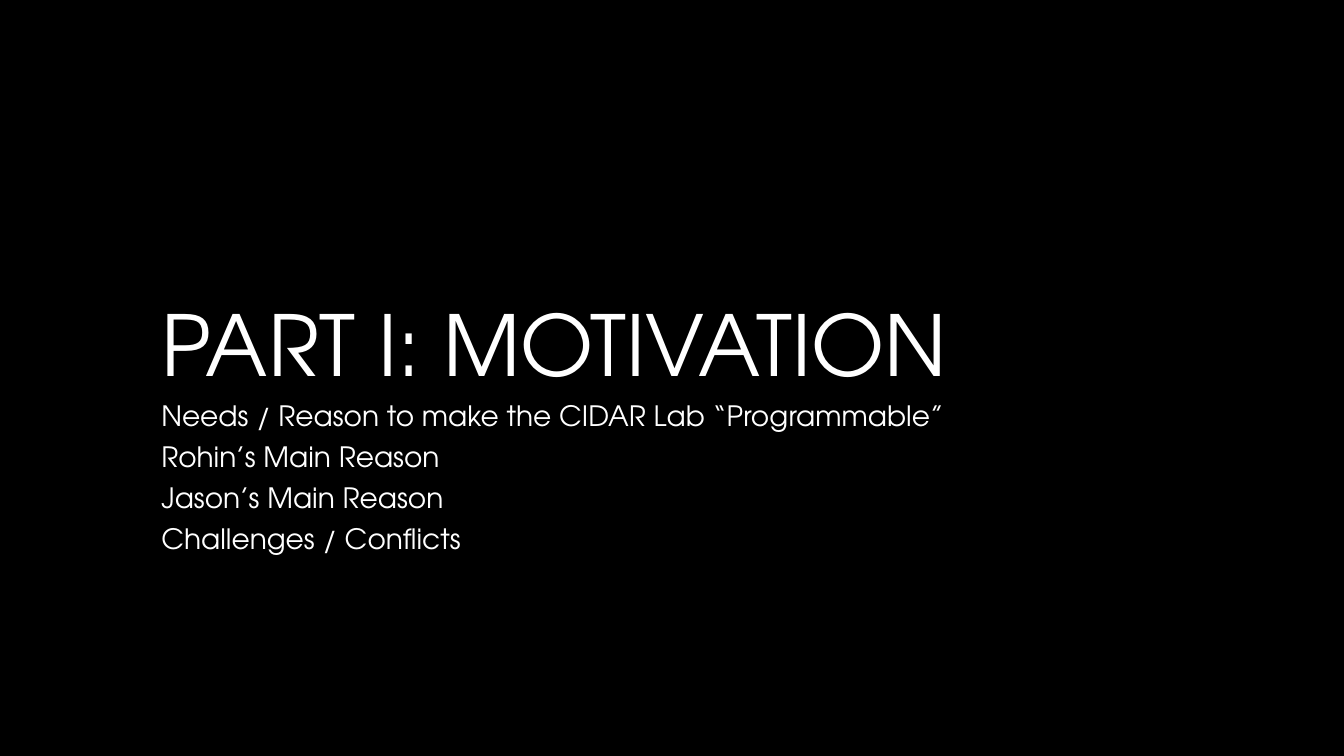
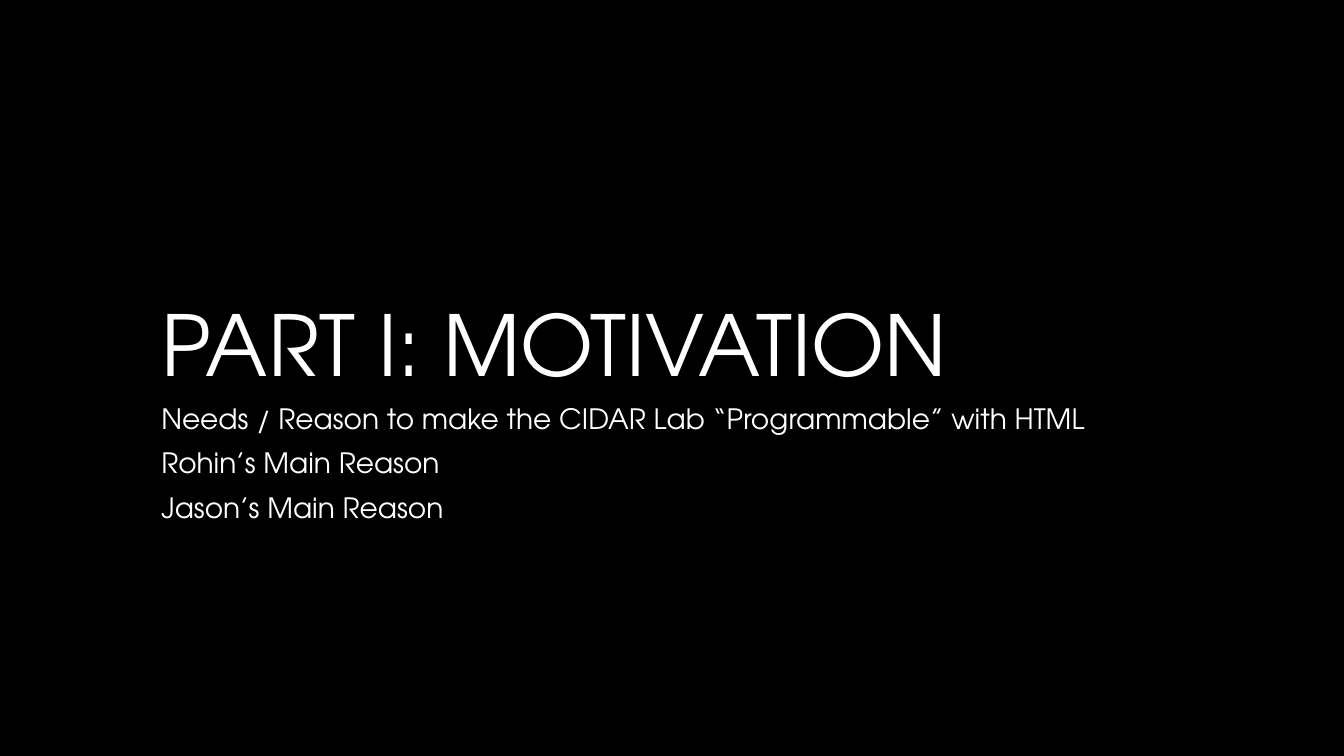
Before and after one commit to jasonlu6/UROP-Spring-Framework-, a slide deck: slide 2 of meeting2-jason.pptx (slide 3 before the commit). Drawn at 1344x756 pixels with LibreOffice and Linux fonts; fonts in the diff are those of the drawing; background and template pictures are left out. Boxes give left, top, right and bottom in pixels: in the first picture for what was removed or moved away, otherwise in the second. Text is boxed around its words. In the diff, an @@ line names an element or a change of style, - is before the commit and + after.

Commit message:
Repository search page for Gibson Assembly HTML
repo.html - HTML module that will allow the user to look at the Recombinase Gibson Assembly's image repository or search a
particular tag within the image repository. When complete, it will dynamically be able to store each tagged image's link (via memoization) in a MongoDB database backend.

Also, the new version of the DAMPLAB / WETLAB presentation uploaded as well (significantly shorter and sweeter)
#KISS (Keep It Short, Simple, (and Sweet))

```diff
--- a/meeting2-jason.pptx
+++ b/meeting2-jason.pptx
@@ subtitle at (x1=161, y1=408, x2=1085, y2=435): text changed @@
-Needs / Reason to make the CIDAR Lab “Programmable”
+Needs / Reason to make the CIDAR Lab “Programmable” with HTML
@@ subtitle at (x1=161, y1=452, x2=444, y2=519): line spacing 0.8 to 0.9 @@
@@ subtitle at (x1=161, y1=528, x2=461, y2=555): paragraph removed @@
-Challenges / Conflicts
```
Also in this commit, not shown: 6 other slides changed, 3 slides added, 2 slides removed, 1 other file.
